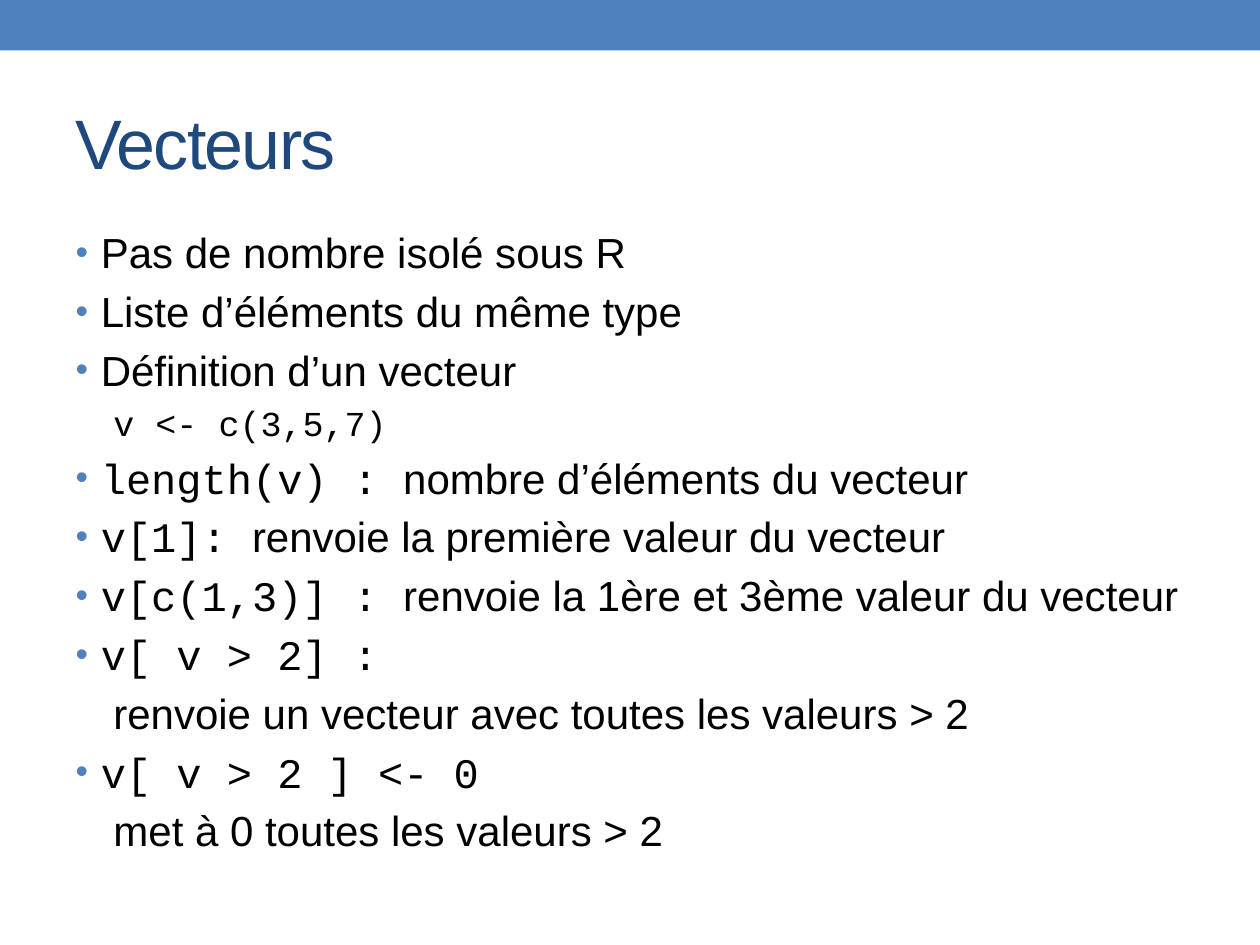
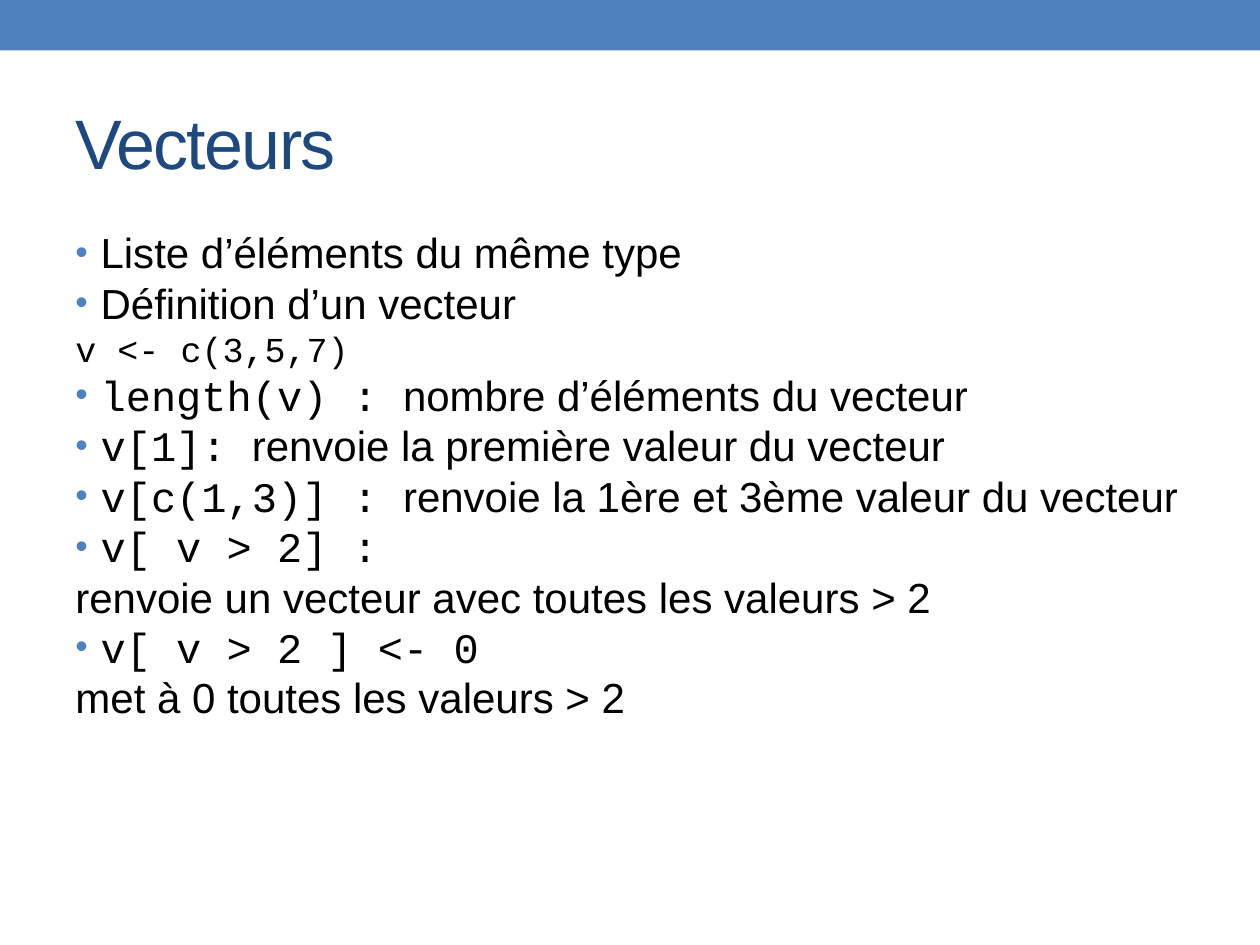
Before and after one commit to PF-BB/CentraleSupelec-R-genomics, a slide deck: slide 4 of docs/source/TP2/TP2_2061124.pptx. Drawn at 1260x945 pixels with LibreOffice and Linux fonts; fonts in the diff are those of the drawing. Boxes give left, top, right and bottom in pixels: in the first picture for what was removed or moved away, otherwise in the second. Text is boxed around its words. In the diff, an @@ line names an element or a change of style, - is before the commit and + after.

```diff
--- a/docs/source/TP2/TP2_2061124.pptx
+++ b/docs/source/TP2/TP2_2061124.pptx
@@ text "Liste d’éléments du même type" at (75,237,1178,714): less space between paragraphs; list level 2 to 1 in "v <- c(3,5,7)"; list level 2 to 1 in "renvoie un vecteur avec toutes ..."; list level 2 to 1 in "met à 0 toutes les ..." @@
@@ text at (101,237,626,269): paragraph removed @@
-• Pas de nombre isolé sous R
```
Also in this commit, not shown: 17 other slides changed.
